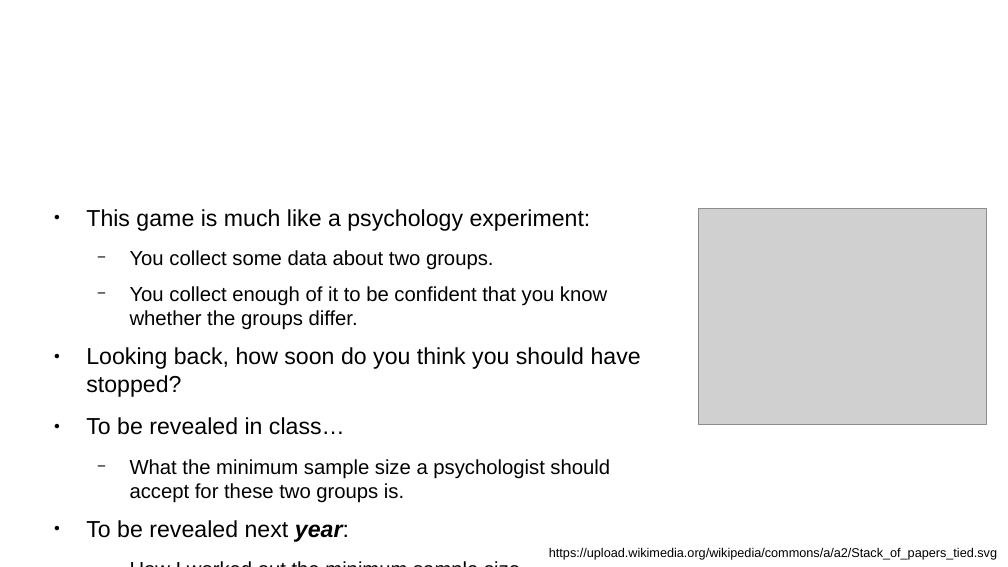
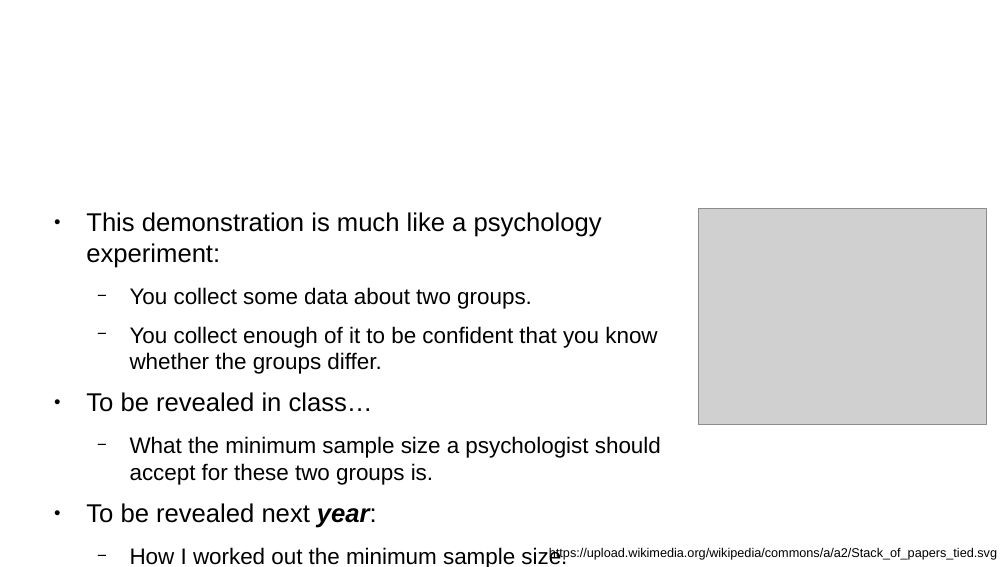
Before and after one commit to ajwills72/critical-thinking, a slide deck: slide 10 of src/distributions-samples.odp (slide 12 before the commit). Drawn at 1008x567 pixels with LibreOffice and Linux fonts; fonts in the diff are those of the drawing; grey boxes stand for pictures; background and template pictures are left out. Boxes give left, top, right and bottom in pixels: in the first picture for what was removed or moved away, otherwise in the second. Text is boxed around its words. In the diff, an @@ line names an element or a change of style, - is before the commit and + after.

```diff
--- a/src/distributions-samples.odp
+++ b/src/distributions-samples.odp
@@ text at (x1=86, y1=212, x2=602, y2=268): text changed; size 18.2 to 20.1 pt @@
-● This game is much like a psychology experiment:
+● This demonstration is much like a psychology experiment:
@@ text at (x1=86, y1=287, x2=661, y2=567): size 16 to 17.7 pt in "You collect some data about two groups.", "You collect enough of it to be ...", "What the minimum sample size a psychologist ...", "How I worked out the minimum sample ..."; size 18.2 to 20.1 pt in "To be revealed in class…", "To be revealed next year:" @@
@@ text at (x1=86, y1=347, x2=641, y2=397): paragraph removed @@
-● Looking back, how soon do you think you should have stopped?
```
Also in this commit, not shown: 5 other slides changed, 2 slides removed, 8 other files.
